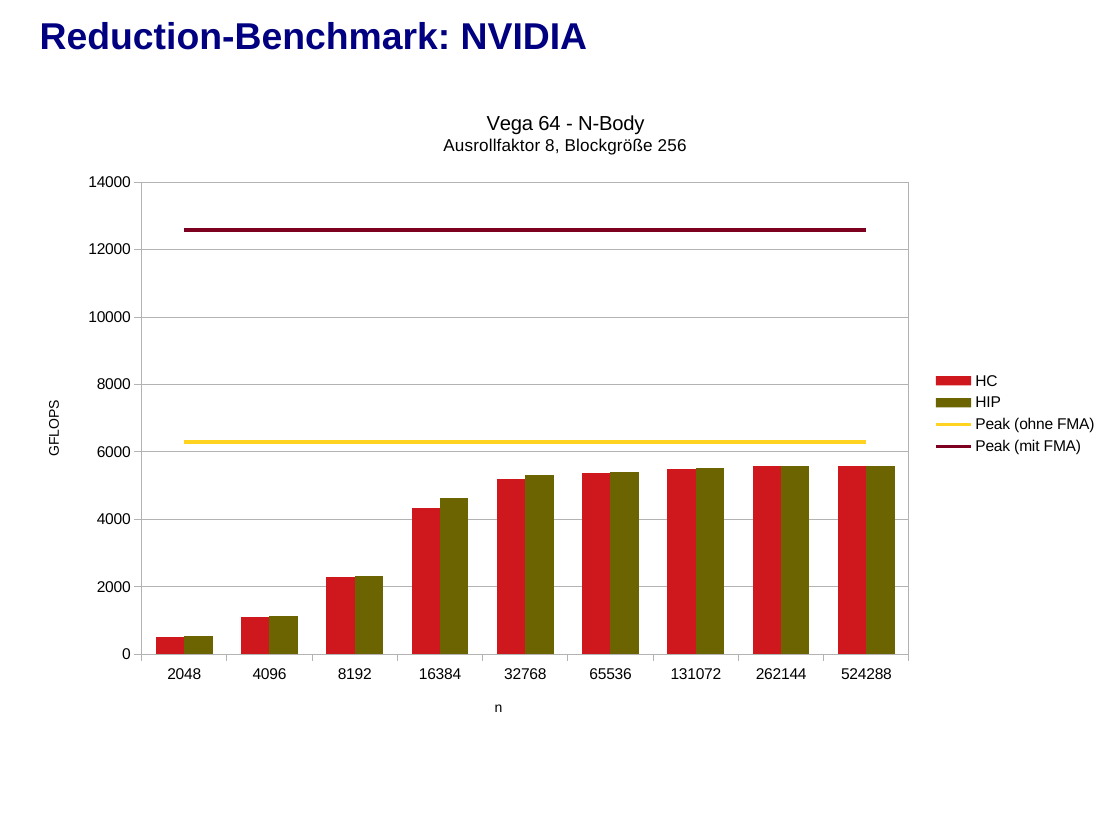
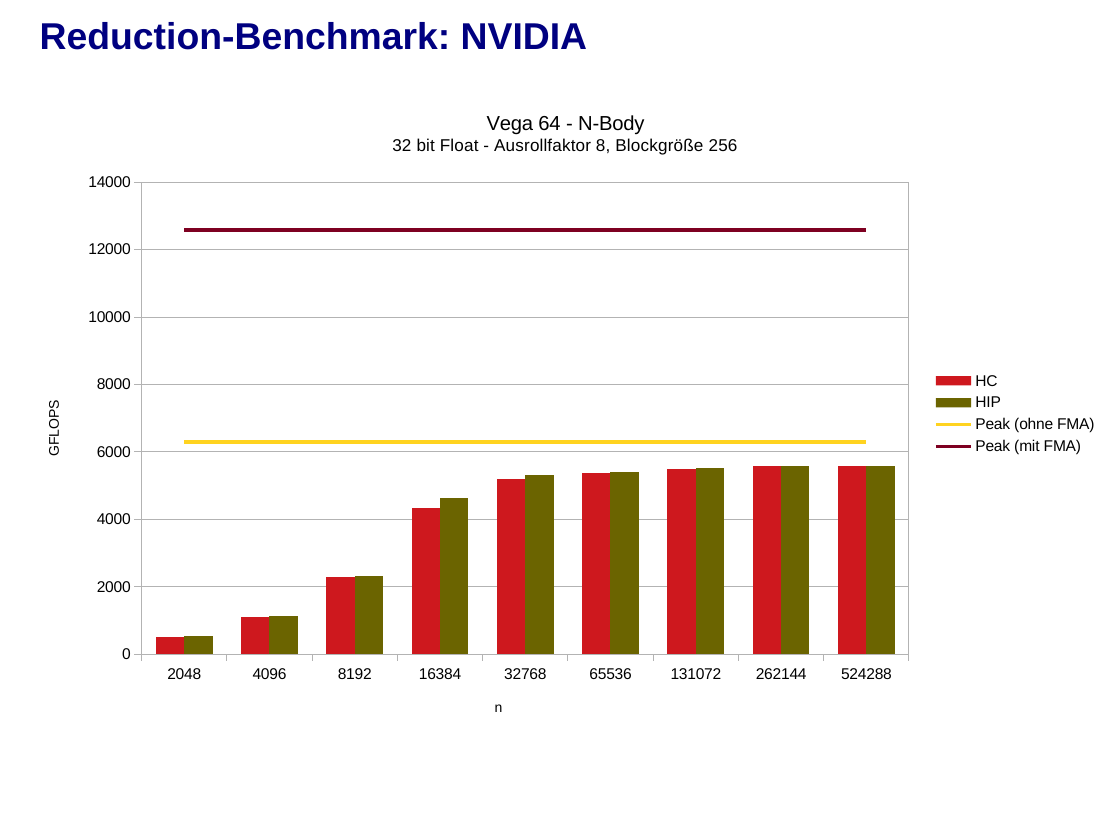
Before and after one commit to j-stephan/fpg, a slide deck: slide 41 of presentation/presentation.odp. Drawn at 1120x840 pixels with LibreOffice and Linux fonts; fonts in the diff are those of the drawing; background and template pictures are left out. Boxes give left, top, right and bottom in pixels: in the first picture for what was removed or moved away, otherwise in the second. Text is boxed around its words. In the diff, an @@ line names an element or a change of style, - is before the commit and + after.

```diff
--- a/presentation/presentation.odp
+++ b/presentation/presentation.odp
@@ column chart at (x1=22, y1=88, x2=1109, y2=739) @@
@@ title "Vega 64 - N-Body Ausrollfaktor 8, Blockgröße 256" to "Vega 64 - N-Body 32 bit Float - Ausrollfaktor 8, Blockgröße 256" @@
```
Also in this commit, not shown: 1 other slide changed, 1 other file.
